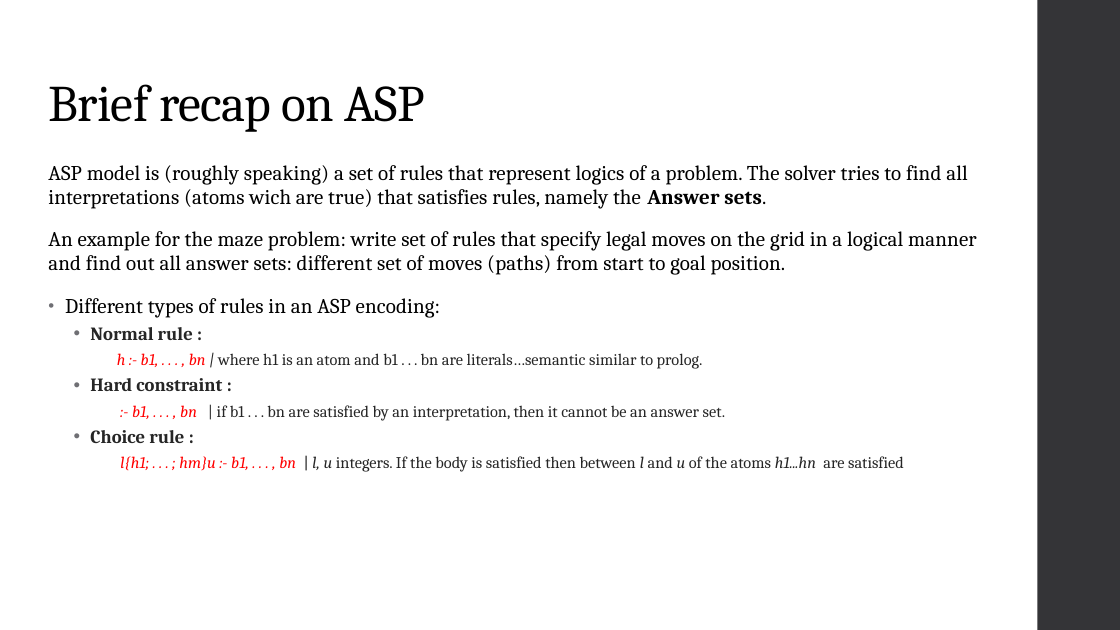
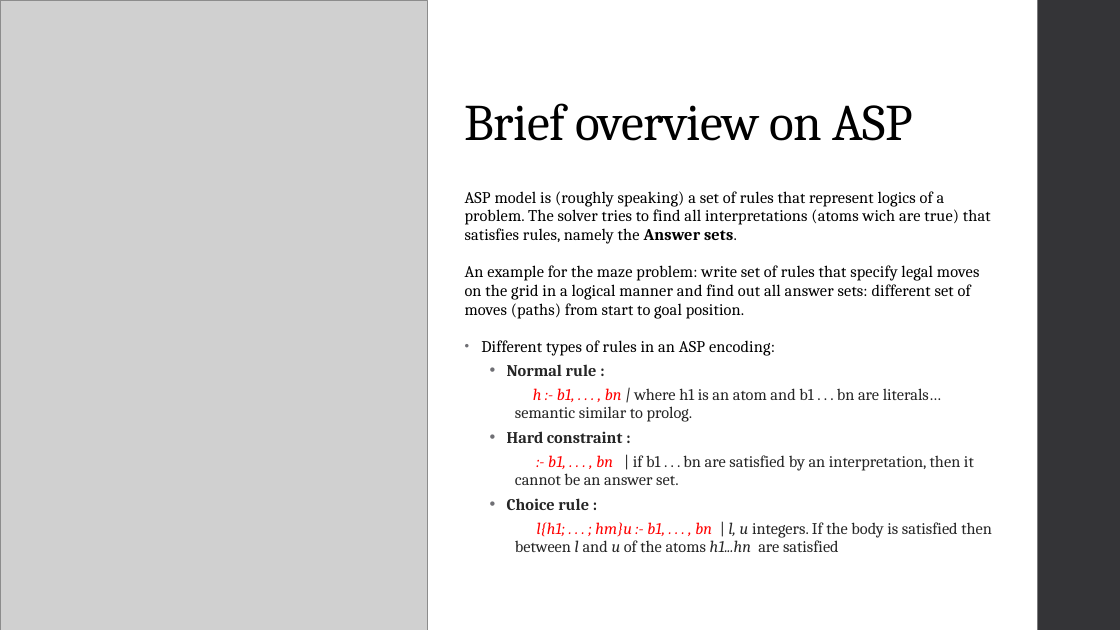
Before and after one commit to Alex-Dell1/ATAI_Maze_Project, a slide deck: slide 4 of ATAI_Presentation ILASP.pptx (slide 7 before the commit). Drawn at 1120x630 pixels with LibreOffice and Linux fonts; fonts in the diff are those of the drawing; grey boxes stand for pictures. Boxes give left, top, right and bottom in pixels: in the first picture for what was removed or moved away, otherwise in the second. Text is boxed around its words. In the diff, an @@ line names an element or a change of style, - is before the commit and + after.

```diff
--- a/ATAI_Presentation ILASP.pptx
+++ b/ATAI_Presentation ILASP.pptx
@@ picture added at (0,0,428,630) @@
@@ title at (465,103,912,141): text changed @@
-Brief recap on ASP
+Brief overview on ASP
@@ text "ASP model is (roughly speaking) ...": place and size @@
-text "ASP model is (roughly speaking) ..." at (48,165,977,472)
+text "ASP model is (roughly speaking) ..." at (465,191,992,552)
@@ text at (465,191,992,552): size 18 to 14 pt in "ASP model is (roughly speaking) a set ...", "An example for the maze problem: write ...", "Different types of rules in an ASP ..."; size 16 to 14 pt in "Normal rule :", "Hard constraint :", "Choice rule :"; text colour #000000 to #262626 in "|" @@
```
Also in this commit, not shown: 4 other slides changed, 3 slides removed, 4 other files.
